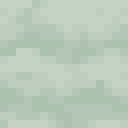
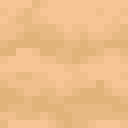
Layer changes from the first 128 × 128 image to the second:
added layer "Honey" above "Poisonous" over (0, 0, 128, 128)
